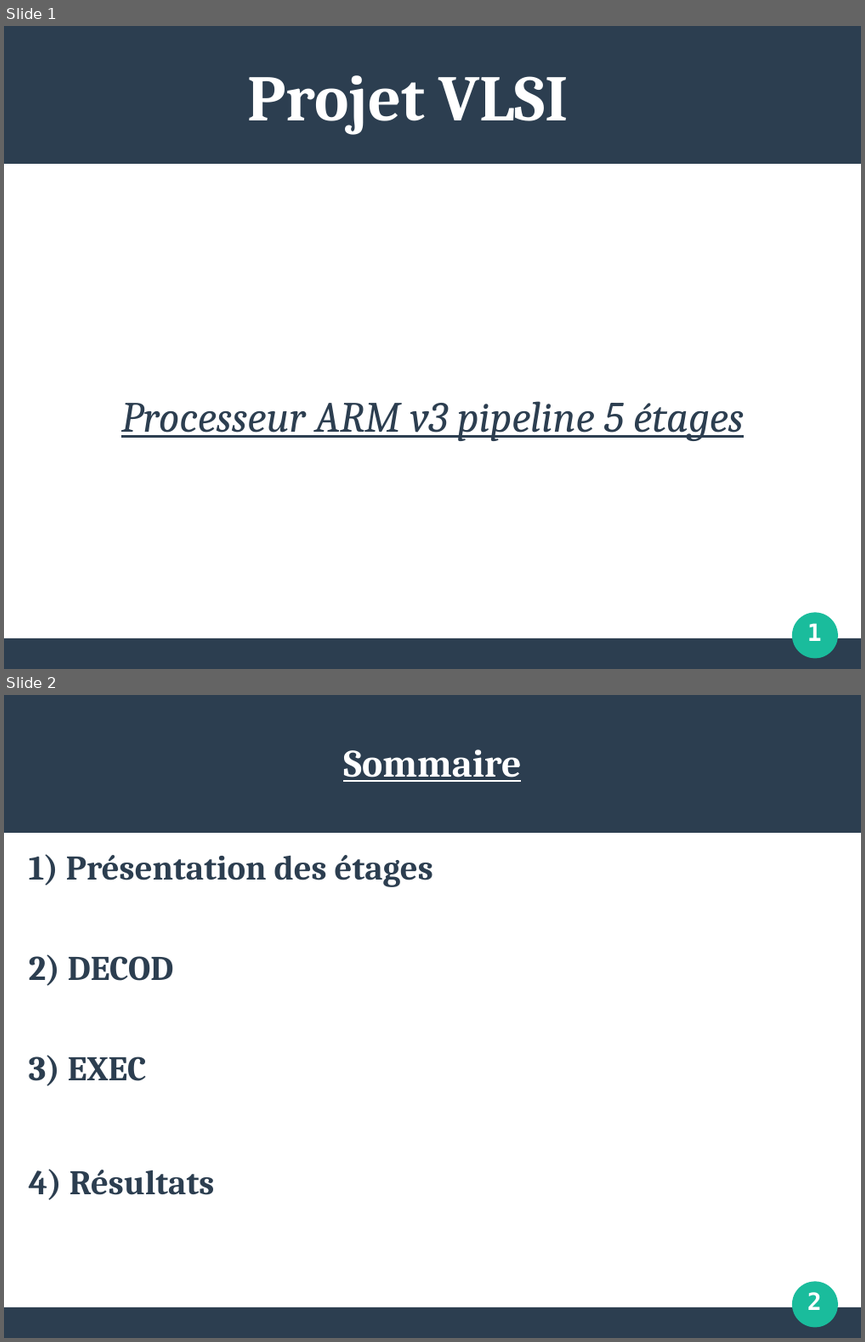
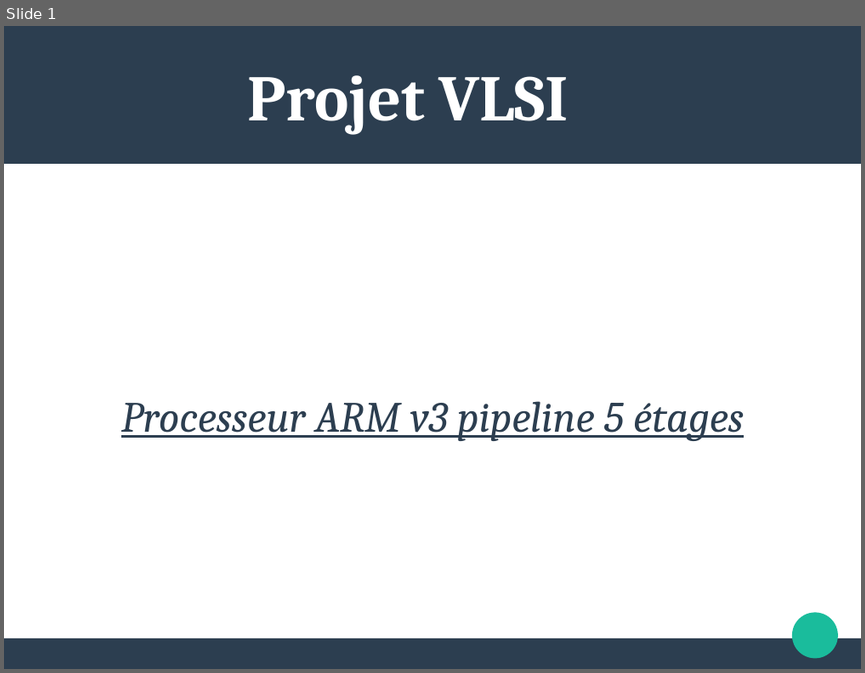
Before and after one commit to maximouth/VHDL, a slide deck: presentation1.odp. Shown one above the other, each under a label of ours: slides 1 and 2 before the commit, slide 1 after it. The pictures are 865x1342 and 865x673 pixels, drawn with LibreOffice and Linux fonts; fonts in the diff are those of the drawing. Boxes give left, top, right and bottom in pixels: in the first picture for what was removed or moved away, otherwise in the second. Text is boxed around its words. In the diff, an @@ line names an element or a change of style, - is before the commit and + after.

```diff
--- a/presentation1.odp
+++ b/presentation1.odp
@@ slide 2 removed at box(4, 695, 861, 1338), background #FFFFFF; not listed: 3 template elements that a slide beside it also shows @@
@@ title removed at box(343, 749, 521, 782) @@
-Sommaire
@@ text removed at box(29, 854, 433, 1200) @@
-1) Présentation des étages
-2) DECOD
-3) EXEC
-4) Résultats
@@ text removed at box(807, 1292, 822, 1310) @@
-2
@@ slide 1 changed as well @@
@@ text removed at box(807, 623, 822, 641) @@
-1
```
Also in this commit, not shown: 10 other slides changed, 9 slides added, 3 other slides removed.
